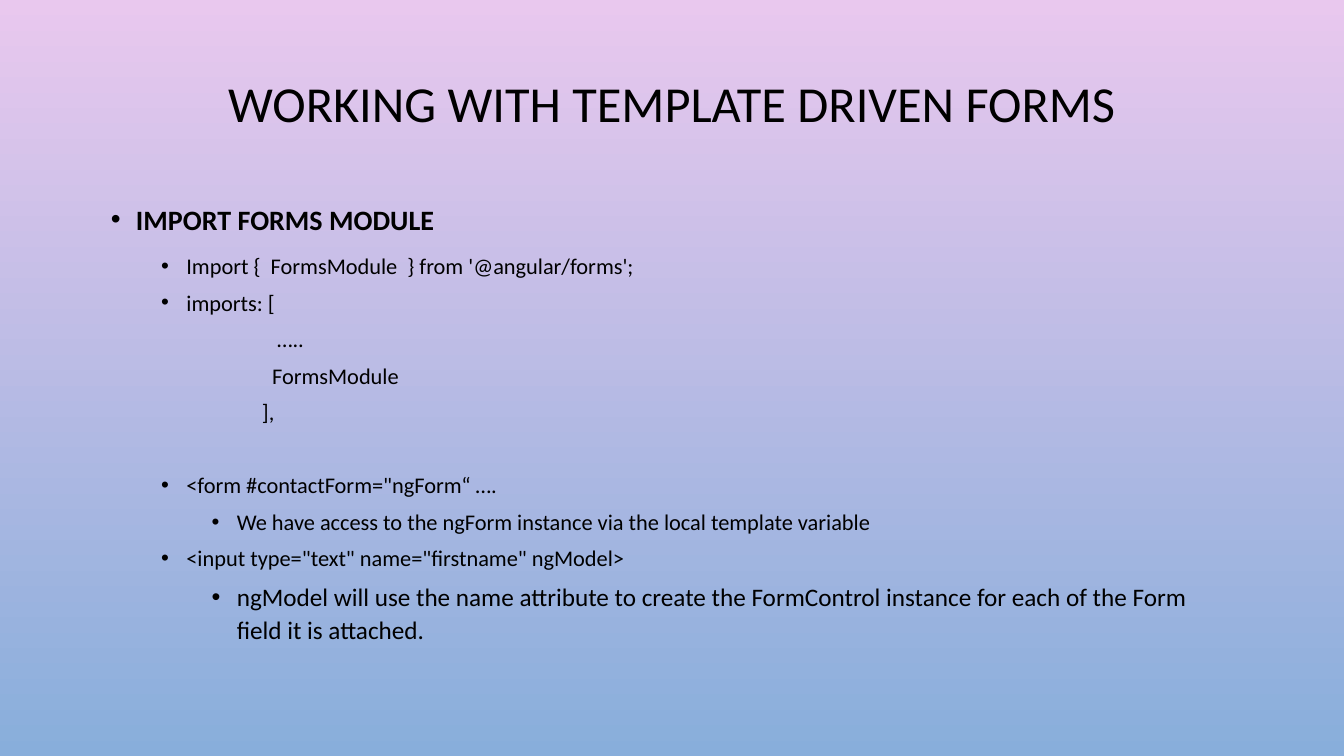
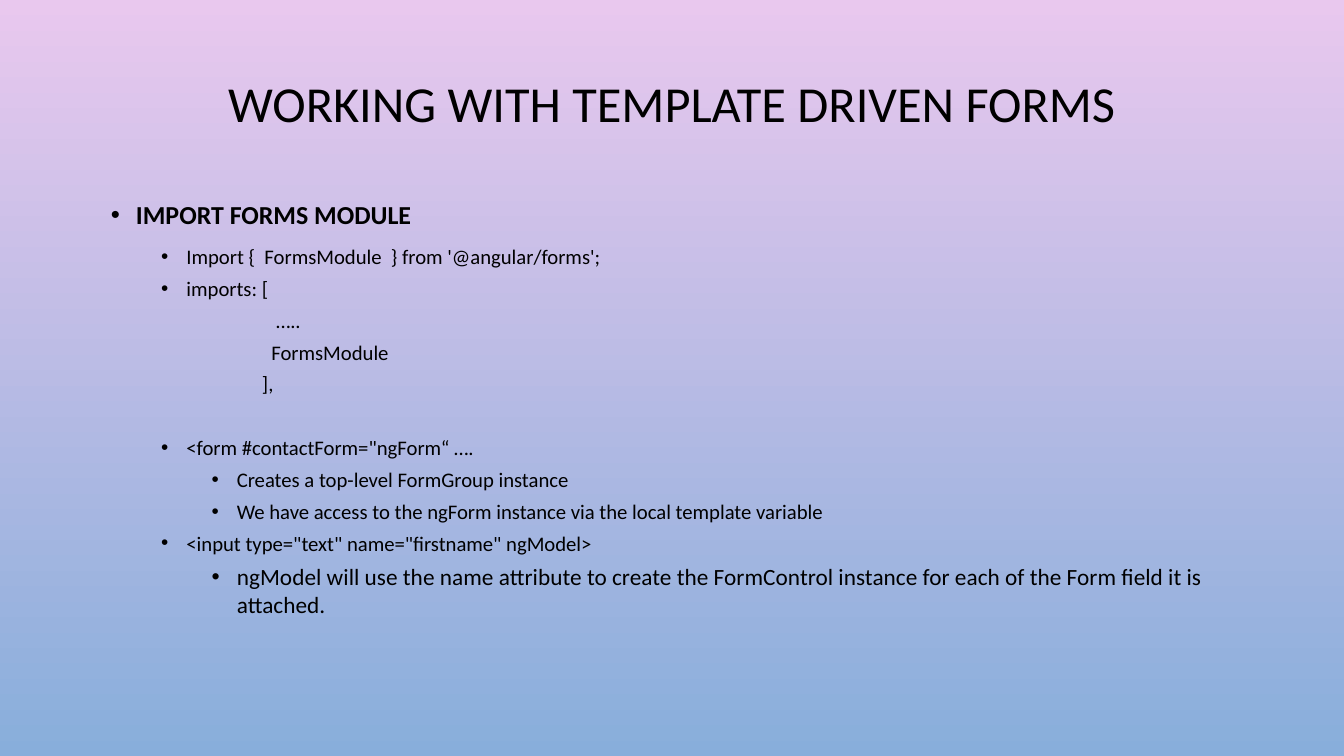
Before and after one commit to harikatakam/angular-forms, a slide deck: slide 6 of Reactive forms.pptx (slide 5 before the commit). Drawn at 1344x756 pixels with LibreOffice and Linux fonts; fonts in the diff are those of the drawing; background and template pictures are left out. Boxes give left, top, right and bottom in pixels: in the first picture for what was removed or moved away, otherwise in the second. Text is boxed around its words. In the diff, an @@ line names an element or a change of style, - is before the commit and + after.

Commit message:
added basic reactive form component

```diff
--- a/Reactive forms.pptx
+++ b/Reactive forms.pptx
@@ text at <box>136,207,1201,613</box>: size 20 to 18.5 pt in "IMPORT FORMS MODULE"; size 16 to 14.8 pt in "Import { FormsModule } from '@angular/forms';", "imports: [", "…..", "FormsModule" and 4 more places; size 18 to 16.6 pt in "ngModel will use the name attribute to ..."; line spacing 1.1 to 1 @@
@@ text at <box>237,472,569,491</box>: paragraph added @@
+    • Creates a top-level FormGroup instance
```
Also in this commit, not shown: 2 slides added, 7 other files.
